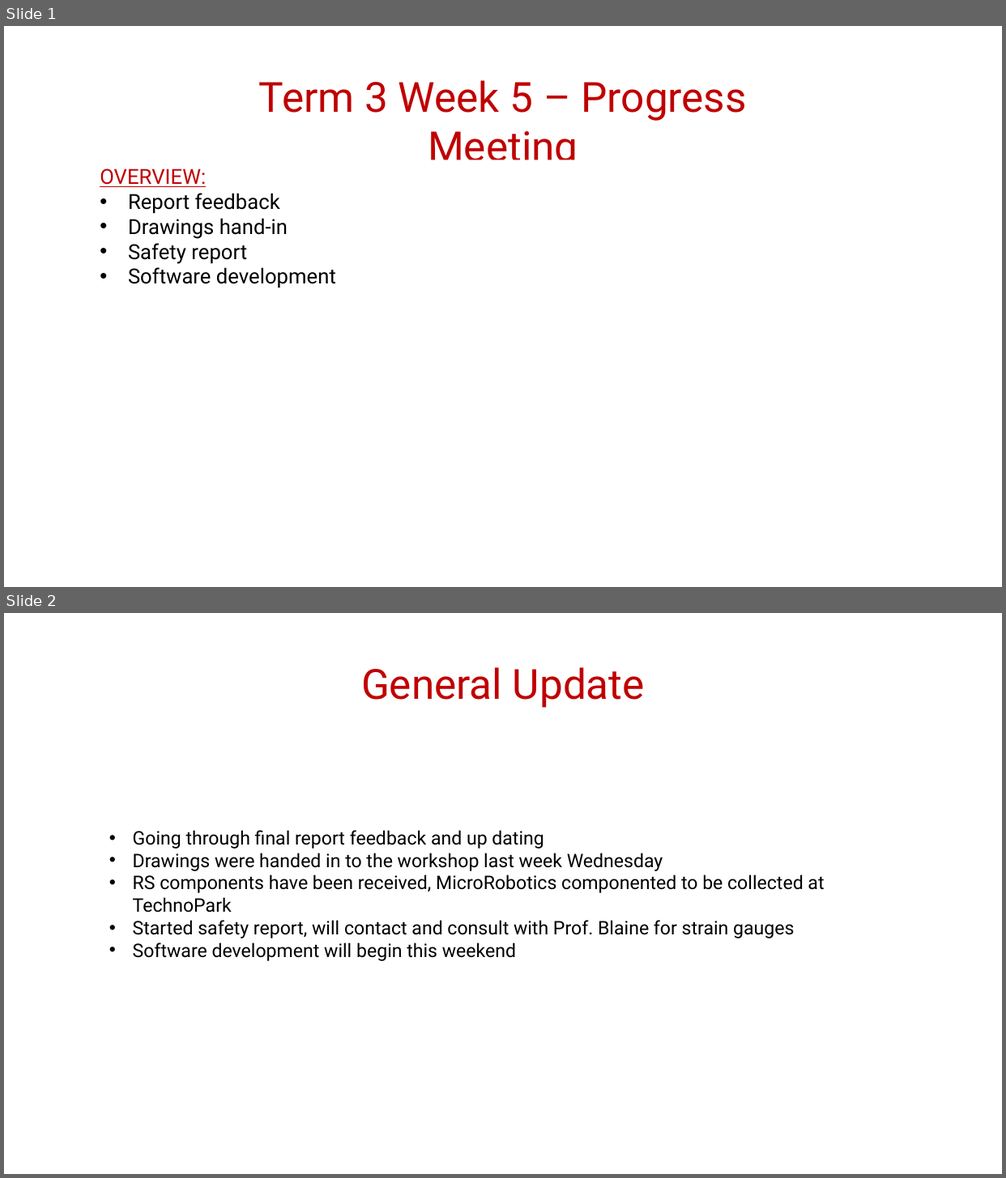
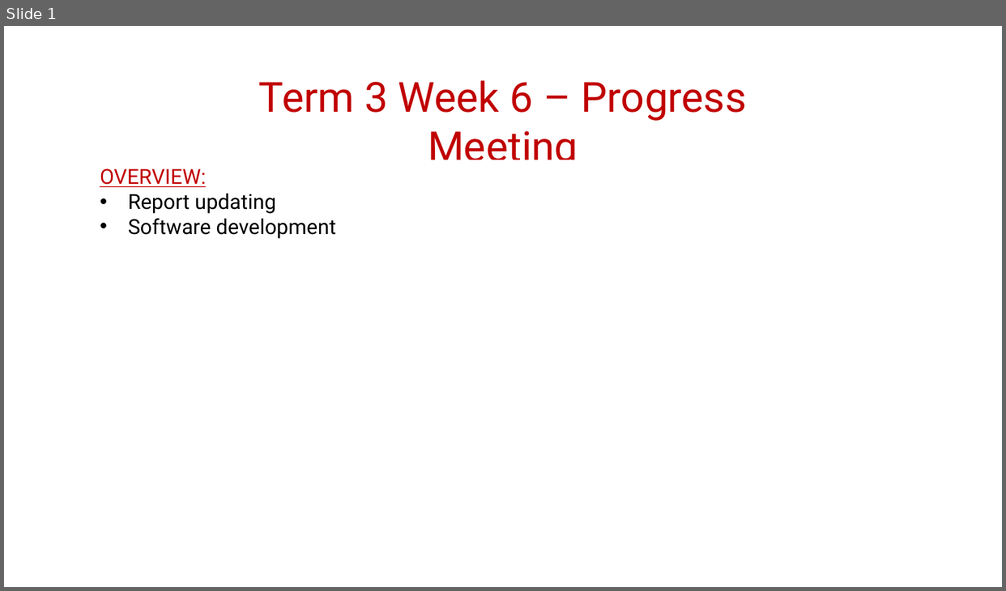
Before and after one commit to LenaMatota/MechatronicsProject478, a slide deck: Concept design report/Week 9 - Progress Meeting.pptx. Shown one above the other, each under a label of ours: slides 1 and 2 before the commit, slide 1 after it. The pictures are 1006x1178 and 1006x591 pixels, drawn with LibreOffice and Linux fonts; fonts in the diff are those of the drawing; background and template pictures are left out. Boxes give left, top, right and bottom in pixels: in the first picture for what was removed or moved away, otherwise in the second. Text is boxed around its words. In the diff, an @@ line names an element or a change of style, - is before the commit and + after.

Commit message:
Safety report completed. I am now going to continue updating my final report.

```diff
--- a/Concept design report/Week 9 - Progress Meeting.pptx
+++ b/Concept design report/Week 9 - Progress Meeting.pptx
@@ slide 2 removed at [4,613,1002,1174], background picture (left out) @@
@@ text removed at [361,667,645,708] @@
-General Update
@@ rectangle removed at [102,796,905,991] @@
-• Going through final report feedback and up dating
-• Drawings were handed in to the workshop last week Wednesday
-• RS components have been received, MicroRobotics componented to be collected at TechnoPark
-• Started safety report, will contact and consult with Prof. Blaine for strain gauges
-• Software development will begin this weekend
@@ slide 1 changed as well @@
@@ text at [259,80,747,160]: text changed @@
-Term 3 Week 5 – Progress Meeting
+Term 3 Week 6 – Progress Meeting
@@ text at [128,193,276,214]: text changed @@
-• Report feedback
-• Drawings hand-in
-• Safety report
+• Report updating
```
Also in this commit, not shown: 2 slides added, 31 other files.
